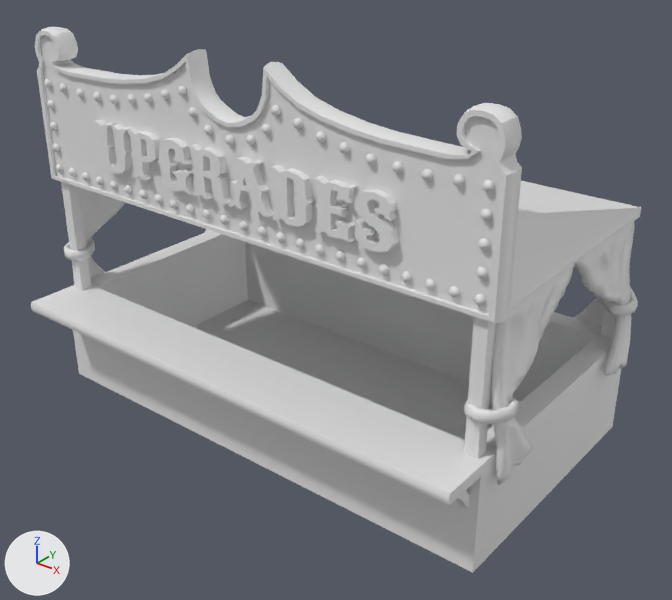
What one commit did to the FBX model Assets/Models/UpgradeStandModel.fbx.
Camera for both pictures: a 50 mm camera at (5.01, -6.16, 4.97) aimed at (0.25, -0.21, 1.28). The lights are fixed; the arrows at lower left show +X, +Y and +Z. The first picture is the older version. Where no turn or scale is listed for an object, it has been applied to the vertices.

The scene before the commit, as lines of its bpy script (objects in view):
```python
mat_material = principled_material('Material')
mat_material.base_color = (0.8, 0.8, 0.8)  # white #e7e7e7
me_curtains = bpy.data.meshes.new('Curtains')
me_curtains.from_pydata(...)  # 4325 vertices, 4208 faces; spans x -2.52..2.52, y -1.25..1.48, z 0.78..3.3
me_upgradestand_002 = bpy.data.meshes.new('UpgradeStand.002')
me_upgradestand_002.from_pydata(...)  # 2108 vertices, 1890 faces; spans x -2.42..2.42, y -1.66..1.33, z 0.01..3.58
me_upgradestand_002.materials.append(mat_material)  # white #e7e7e7
ob_curtains = bpy.data.objects.new('Curtains', me_curtains)
ob_curtains.location = (0.0, 0.0, 0.0)
ob_upgradestand = bpy.data.objects.new('UpgradeStand', me_upgradestand_002)
ob_upgradestand.location = (0.0, 0.0, 0.0)
```
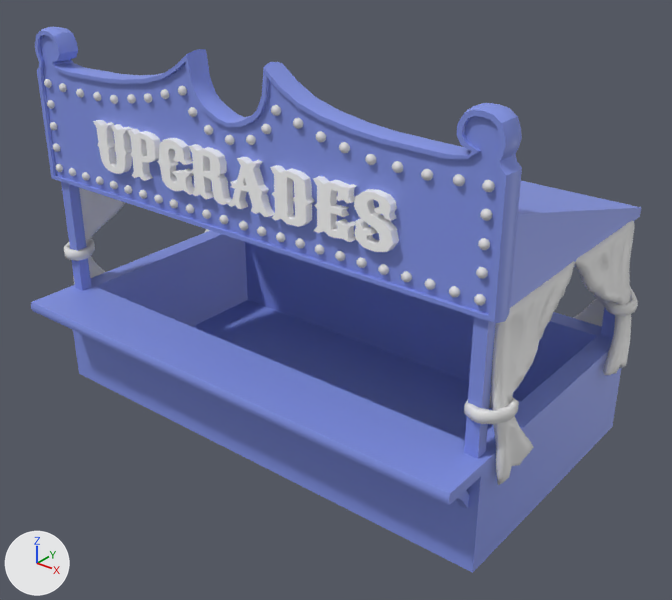
The change, as a list of edits to the scene's bpy script:
```text
Change mat_material:
    mat_material.base_color: (0.8, 0.8, 0.8) -> (0.229, 0.298, 0.8)  # white #e7e7e7 -> blue #8494e7
```

Location of each change, [x1, y1, x2, y2] in pixels of the pictures (672 x 600 px):
'UpgradeStand', recoloured (white to blue)
    both: [31, 27, 641, 573]
